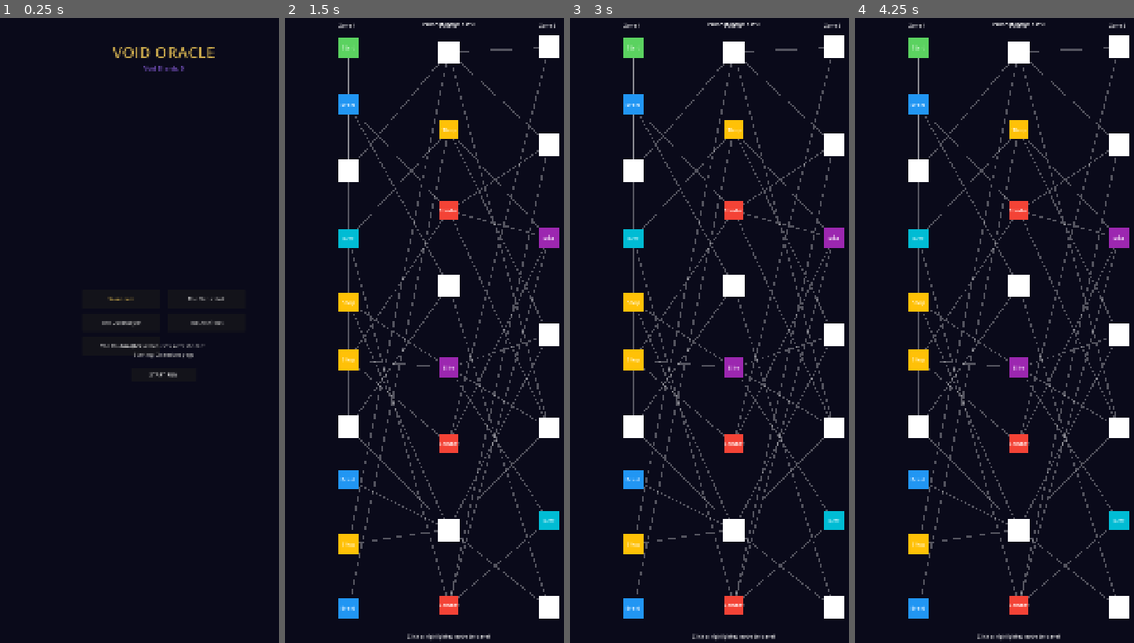
Above: before the commit, frames 1-4 (left to right).
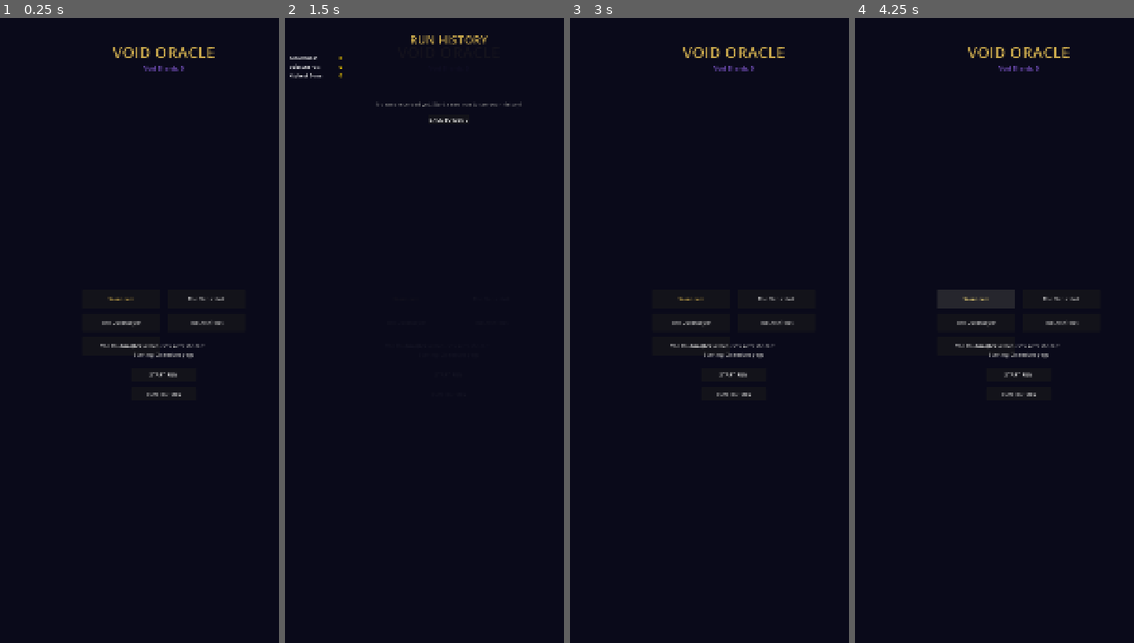
Above: after the commit, the same moments.

Repository: klampatech/void-oracle
Game: Godot game, scene res://scenes/menus/MainMenu.tscn
Same seed, same stepped clock (60 frames per second), same inputs: the game is played once before the commit and once after it.
Inputs (mouse positions are in pixels of both pictures, inside the frame that each line leads up to):
- Up to frame 1 (0.25 s): no input
- Up to frame 2 (1.5 s): click (449, 393) at 0.5 s, where only the run after the commit has a clickable "RUN HISTORY"; click "START RUN" at 1.25 s
- Up to frame 3 (3 s): click (734, 374) at 2 s, where only the run after the commit has a clickable "START RUN"; click (734, 118) at 2.75 s, where only the run after the commit has a clickable "BACK TO MENU"
- Up to frame 4 (4.25 s): click (974, 299) at 3.5 s, where only the run after the commit has a clickable "Wanderer"

The runs differ from the first frame. In frame 1, less than 0.1% of the frame differs, in the area x 52-65%, y 59-61%; in frame 2, 11%; in frame 3, 11%; in frame 4, 12%, in the area x 19-99%, y 0-100%.

Commit message:
feat: Implement Run History / Stats Screen (VO-029)
- Add run history tracking to MetaState with persistence to run_history.json
- Record runs on victory (game_victory) and defeat (run_ended signals)
- Display: zone reached, drops taken, victory/defeat, class played
- Track best run (highest zone), total runs, total Void Shards
- Add "Run History" button to MainMenu
- Create RunHistoryUI scene with stats and history display

Co-Authored-By: Claude Opus 4.6 <noreply@anthropic.com>

Diff:
--- a/scenes/menus/MainMenu.tscn
+++ b/scenes/menus/MainMenu.tscn
@@ -128,9 +128,24 @@
 grow_horizontal = 2
 text = "START RUN"
 
+[node name="StatsButton" type="Button" parent="."]
+layout_mode = 1
+anchors_preset = 7
+anchor_left = 0.5
+anchor_top = 0.5
+anchor_right = 0.5
+anchor_bottom = 0.5
+offset_left = -100.0
+offset_top = 180.0
+offset_right = 100.0
+offset_bottom = 220.0
+grow_horizontal = 2
+text = "RUN HISTORY"
+
 [connection signal="pressed" from="ClassContainer/ClassNone" to="." method="_on_class_selected" binds= ["none"]]
 [connection signal="pressed" from="ClassContainer/ClassNaturalist" to="." method="_on_class_selected" binds= ["naturalist"]]
 [connection signal="pressed" from="ClassContainer/ClassDoomsayer" to="." method="_on_class_selected" binds= ["doomsayer"]]
 [connection signal="pressed" from="ClassContainer/ClassArchitect" to="." method="_on_class_selected" binds= ["architect"]]
 [connection signal="pressed" from="ClassContainer/ClassVoidWalker" to="." method="_on_class_selected" binds= ["void_walker"]]
 [connection signal="pressed" from="StartButton" to="." method="_on_start_pressed"]
+[connection signal="pressed" from="StatsButton" to="." method="_on_stats_pressed"]
--- /dev/null
+++ b/scenes/ui/RunHistoryUI.tscn
@@ -0,0 +1,56 @@
+[gd_scene format=3 uid="uid://bxk70am2pnr3t"]
+
+[ext_resource type="Script" path="res://scripts/ui/RunHistoryUI.gd" id="1_runhistory"]
+
+[node name="RunHistoryUI" type="CanvasLayer"]
+script = ExtResource("1_runhistory")
+
+[node name="Background" type="ColorRect" parent="."]
+anchors_preset = 15
+anchor_right = 1.0
+anchor_bottom = 1.0
+grow_horizontal = 2
+grow_vertical = 2
+color = Color(0.039, 0.039, 0.102, 0.95)
+
+[node name="MarginContainer" type="MarginContainer" parent="."]
+anchors_preset = 15
+anchor_right = 1.0
+anchor_bottom = 1.0
+grow_horizontal = 2
+grow_vertical = 2
+theme_override_constants/margin_left = 50
+theme_override_constants/margin_top = 50
+theme_override_constants/margin_right = 50
+theme_override_constants/margin_bottom = 50
+
+[node name="VBoxContainer" type="VBoxContainer" parent="MarginContainer"]
+layout_mode = 2
+theme_override_constants/separation = 20
+
+[node name="Title" type="Label" parent="MarginContainer/VBoxContainer"]
+layout_mode = 2
+theme_override_colors/font_color = Color(0.788, 0.659, 0.298, 1)
+theme_override_font_sizes/font_size = 36
+text = "RUN HISTORY"
+horizontal_alignment = 1
+
+[node name="StatsContainer" type="VBoxContainer" parent="MarginContainer/VBoxContainer"]
+layout_mode = 2
+
+[node name="HSeparator" type="HSeparator" parent="MarginContainer/VBoxContainer"]
+layout_mode = 2
+
+[node name="HistoryContainer" type="VBoxContainer" parent="MarginContainer/VBoxContainer"]
+layout_mode = 2
+
+[node name="NoHistoryLabel" type="Label" parent="MarginContainer/VBoxContainer"]
+layout_mode = 2
+theme_override_colors/font_color = Color(0.5, 0.5, 0.5, 1)
+text = "No runs recorded yet. Start a new run to see your history!"
+horizontal_alignment = 1
+
+[node name="BackButton" type="Button" parent="MarginContainer/VBoxContainer"]
+layout_mode = 2
+size_flags_horizontal = 4
+text = "BACK TO MENU"
--- a/scripts/autoloads/MetaState.gd
+++ b/scripts/autoloads/MetaState.gd
@@ -9,8 +9,13 @@
 var runs_completed: int = 0
 var highest_zone_reached: int = 0
 
-## Save file path
+## Run history - array of completed run records
+var run_history: Array[Dictionary] = []
+var best_run: Dictionary = {}
+
+## Save file paths
 const SAVE_PATH := "user://void_oracle/meta_save.json"
+const RUN_HISTORY_PATH := "user://void_oracle/run_history.json"
 
 ## Version for save compatibility
 const SAVE_VERSION := "1.0"
@@ -18,6 +23,36 @@
 
 func _ready() -> void:
 	load_data()
+	load_run_history()
+
+	# Connect to signals to record runs
+	EventBus.run_ended.connect(_on_run_ended)
+	EventBus.game_victory.connect(_on_game_victory)
+
+
+## Called when player dies (run_ended signal)
+func _on_run_ended(cause: String, board_state: Dictionary) -> void:
+	if cause == "stability_depleted":
+		var zone_reached: int = board_state.get("zone_reached", 1)
+		var total_drops: int = board_state.get("total_drops", 0)
+		var oracle_class: String = board_state.get("oracle_class", "none")
+		var void_essence: int = board_state.get("void_essence", 0)
+
+		# Record defeat (is_victory = false)
+		record_run(zone_reached, total_drops, false, oracle_class, void_essence)
+
+
+## Called when player defeats Final Oracle (game_victory signal)
+func _on_game_victory() -> void:
+	# Victory - zone 3 completed with all 3 zones
+	# RunState should still have valid data at this point
+	var zone_reached: int = RunState.zone
+	var total_drops: int = RunState.total_drops
+	var oracle_class: String = RunState.oracle_class
+	var void_essence: int = RunState.void_essence
+
+	# Record victory (is_victory = true)
+	record_run(zone_reached, total_drops, true, oracle_class, void_essence)
 
 
 ## Load meta state from disk
@@ -97,6 +132,8 @@
 	unlocked_relics = []
 	runs_completed = 0
 	highest_zone_reached = 0
+	run_history = []
+	best_run = {}
 
 
 ## Add void shards (e.g., from boss defeat)
@@ -130,3 +167,112 @@
 ## Get available void shard balance
 func get_void_shards() -> int:
 	return total_void_shards
+
+
+## Load run history from disk
+func load_run_history() -> void:
+	if not FileAccess.file_exists(RUN_HISTORY_PATH):
+		print("MetaState: No run history file found")
+		run_history = []
+		best_run = {}
+		return
+
+	var file := FileAccess.open(RUN_HISTORY_PATH, FileAccess.READ)
+	if not file:
+		push_error("MetaState: Failed to open run history file for reading")
+		run_history = []
+		best_run = {}
+		return
+
+	var json_text := file.get_as_text()
+	file.close()
+
+	var json := JSON.new()
+	var parse_result := json.parse(json_text)
+	if parse_result != OK:
+		push_error("MetaState: Failed to parse run history JSON")
+		run_history = []
+		best_run = {}
+		return
+
+	var data: Dictionary = json.get_data()
+	run_history = Array(data.get("runs", []), TYPE_DICTIONARY, "", null)
+	best_run = data.get("best_run", {})
+
+	print("MetaState: Loaded ", run_history.size(), " runs from history")
+
+
+## Save run history to disk
+func save_run_history() -> void:
+	var dir := DirAccess.open("user://void_oracle")
+	if not dir:
+		dir = DirAccess.open("user://")
+		if dir:
+			dir.make_dir("void_oracle")
+			dir = DirAccess.open("user://void_oracle")
+
+	var file := FileAccess.open(RUN_HISTORY_PATH, FileAccess.WRITE)
+	if not file:
+		push_error("MetaState: Failed to open run history file for writing")
+		return
+
+	var data := {
+		"runs": run_history,
+		"best_run": best_run,
+	}
+
+	var json_text := JSON.stringify(data, "\t")
+	file.store_string(json_text)
+	file.close()
+
+	print("MetaState: Saved run history with ", run_history.size(), " runs")
+
+
+## Record a completed run
+## zone_reached: 1-3 (or 0 if died in zone 1)
+## total_drops: number of ball drops in this run
+## is_victory: true if player defeated Final Oracle
+## oracle_class: the class played in this run
+## void_essence_earned: void essence collected in this run
+func record_run(zone_reached: int, total_drops: int, is_victory: bool, oracle_class: String, void_essence_earned: int) -> void:
+	var run_record := {
+		"timestamp": Time.get_unix_time_from_system(),
+		"zone_reached": zone_reached,
+		"total_drops": total_drops,
+		"is_victory": is_victory,
+		"oracle_class": oracle_class,
+		"void_essence": void_essence_earned,
+	}
+
+	run_history.append(run_record)
+
+	# Update best run if this run is better
+	if best_run.is_empty() or zone_reached > best_run.get("zone_reached", 0) or (zone_reached == best_run.get("zone_reached", 0) and total_drops < best_run.get("total_drops", 999999)):
+		best_run = run_record.duplicate(true)
+
+	# Update highest zone reached
+	if zone_reached > highest_zone_reached:
+		highest_zone_reached = zone_reached
+
+	# Increment runs completed
+	runs_completed += 1
+
+	save_run_history()
+	save_data()
+
+	print("MetaState: Recorded run - zone ", zone_reached, ", drops ", total_drops, ", victory: ", is_victory)
+
+
+## Get all run history
+func get_run_history() -> Array[Dictionary]:
+	return run_history
+
+
+## Get best run record
+func get_best_run() -> Dictionary:
+	return best_run
+
+
+## Get total runs completed
+func get_total_runs() -> int:
+	return runs_completed
--- a/scripts/ui/MainMenu.gd
+++ b/scripts/ui/MainMenu.gd
@@ -2,6 +2,9 @@
 
 ## Currently selected class (default: "none")
 var _selected_class: String = "none"
+
+## Run history UI instance
+var _run_history_ui: CanvasLayer = null
 
 ## Class definitions
 const CLASSES := {
@@ -37,6 +40,15 @@
 	_update_void_shards_display()
 	# Default to wanderer
 	_select_class("none")
+
+	# Instantiate run history UI (hidden by default)
+	_instantiate_run_history_ui()
+
+
+func _instantiate_run_history_ui() -> void:
+	var run_history_scene := preload("res://scenes/ui/RunHistoryUI.tscn")
+	_run_history_ui = run_history_scene.instantiate()
+	add_child(_run_history_ui)
 
 
 func _update_void_shards_display() -> void:
@@ -83,3 +95,9 @@
 
 	# Start the run via RunManager with selected class
 	RunManager.start_new_run(seed, _selected_class)
+
+
+func _on_stats_pressed() -> void:
+	# Show run history UI
+	if _run_history_ui:
+		_run_history_ui.show_history()
--- /dev/null
+++ b/scripts/ui/RunHistoryUI.gd
@@ -0,0 +1,145 @@
+# RunHistoryUI.gd — Displays run history and stats from the main menu.
+extends CanvasLayer
+
+## Run history display UI shown from main menu.
+
+@onready var history_container: VBoxContainer = $MarginContainer/VBoxContainer/HistoryContainer
+@onready var stats_container: VBoxContainer = $MarginContainer/VBoxContainer/StatsContainer
+@onready var back_button: Button = $MarginContainer/VBoxContainer/BackButton
+@onready var no_history_label: Label = $MarginContainer/VBoxContainer/NoHistoryLabel
+
+var _is_visible_state: bool = false
+
+
+func _ready() -> void:
+	# Connect back button
+	back_button.pressed.connect(_on_back_pressed)
+
+	# Hide by default
+	visible = false
+
+
+## Show the run history
+func show_history() -> void:
+	visible = true
+	_is_visible_state = true
+	_update_display()
+
+
+## Hide the run history
+func hide_history() -> void:
+	visible = false
+	_is_visible_state = false
+
+
+func _update_display() -> void:
+	# Clear existing content
+	_clear_history_entries()
+	_clear_stats()
+
+	# Get data from MetaState
+	var run_history: Array[Dictionary] = MetaState.get_run_history()
+	var best_run: Dictionary = MetaState.get_best_run()
+	var total_runs: int = MetaState.get_total_runs()
+	var total_shards: int = MetaState.get_void_shards()
+	var highest_zone: int = MetaState.highest_zone_reached
+
+	# Show/hide no history label
+	no_history_label.visible = run_history.is_empty()
+
+	# Update stats
+	_add_stat_row("Total Runs", str(total_runs))
+	_add_stat_row("Void Shards", str(total_shards))
+	_add_stat_row("Highest Zone", str(highest_zone))
+
+	if not best_run.is_empty():
+		_add_stat_row("Best Run Zone", str(best_run.get("zone_reached", 0)))
+		_add_stat_row("Best Run Drops", str(best_run.get("total_drops", 0)))
+
+	# Update run history list
+	if not run_history.is_empty():
+		_add_history_header()
+
+		# Show most recent runs first (reverse order)
+		for i in range(run_history.size() - 1, -1, -1):
+			var run: Dictionary = run_history[i]
+			_add_history_entry(run)
+
+
+func _clear_history_entries() -> void:
+	for child in history_container.get_children():
+		child.queue_free()
+
+
+func _clear_stats() -> void:
+	for child in stats_container.get_children():
+		child.queue_free()
+
+
+func _add_stat_row(label_text: String, value_text: String) -> void:
+	var row := HBoxContainer.new()
+
+	var label := Label.new()
+	label.text = label_text + ": "
+	label.custom_minimum_size.x = 150
+	row.add_child(label)
+
+	var value := Label.new()
+	value.text = value_text
+	value.add_theme_color_override("font_color", Color(1, 0.84, 0))  # Gold color
+	row.add_child(value)
+
+	stats_container.add_child(row)
+
+
+func _add_history_header() -> void:
+	var header := Label.new()
+	header.text = "=== Recent Runs ==="
+	header.add_theme_color_override("font_color", Color(0.788, 0.659, 0.298))
+	header.add_theme_font_size_override("font_size", 18)
+	history_container.add_child(header)
+
+
+func _add_history_entry(run: Dictionary) -> void:
+	var entry := HBoxContainer.new()
+
+	# Result icon/color
+	var result_label := Label.new()
+	var is_victory: bool = run.get("is_victory", false)
+	var zone: int = run.get("zone_reached", 1)
+	var drops: int = run.get("total_drops", 0)
+	var oracle_class: String = run.get("oracle_class", "none")
+
+	if is_victory:
+		result_label.text = "VICTORY"
+		result_label.add_theme_color_override("font_color", Color(0.2, 0.9, 0.2))  # Green
+	else:
+		result_label.text = "DEFEAT"
+		result_label.add_theme_color_override("font_color", Color(0.9, 0.2, 0.2))  # Red
+
+	result_label.custom_minimum_size.x = 80
+	entry.add_child(result_label)
+
+	# Zone info
+	var zone_label := Label.new()
+	zone_label.text = "Zone %d" % zone
+	zone_label.custom_minimum_size.x = 80
+	entry.add_child(zone_label)
+
+	# Drops
+	var drops_label := Label.new()
+	drops_label.text = "%d drops" % drops
+	drops_label.custom_minimum_size.x = 80
+	entry.add_child(drops_label)
+
+	# Class
+	var class_label := Label.new()
+	class_label.text = oracle_class.capitalize()
+	class_label.add_theme_color_override("font_color", Color(0.7, 0.7, 0.7))
+	entry.add_child(class_label)
+
+	history_container.add_child(entry)
+
+
+func _on_back_pressed() -> void:
+	hide_history()
Not shown, changed: IMPLEMENTATION_PLAN.md
